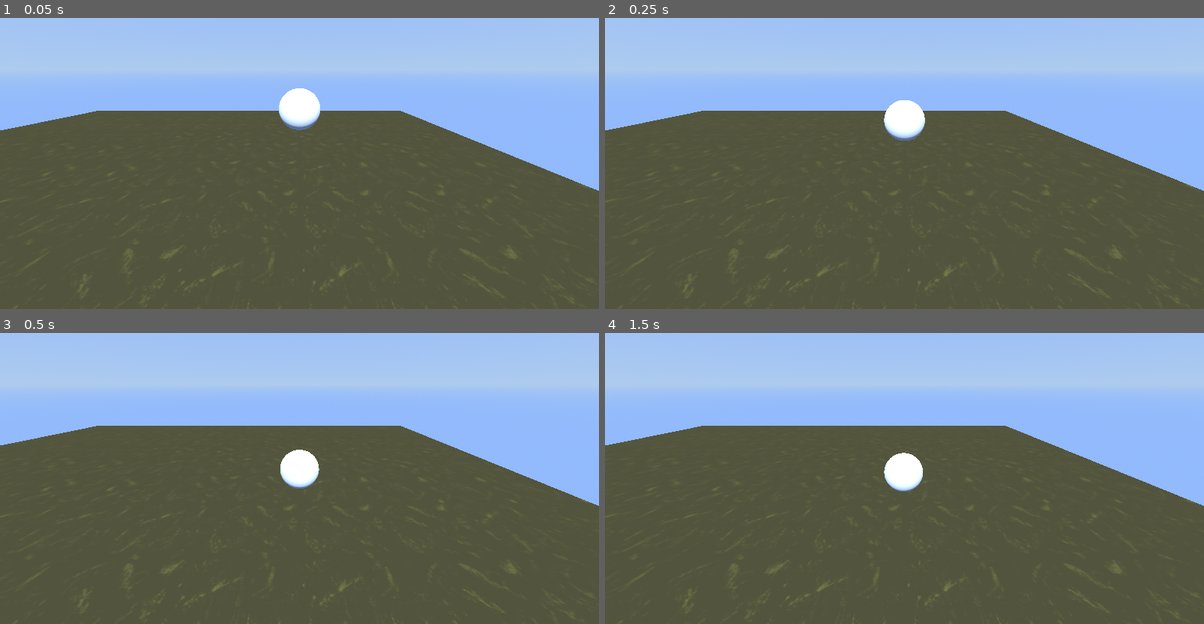
Above: before the commit, frames 1-4 (two rows, left to right).
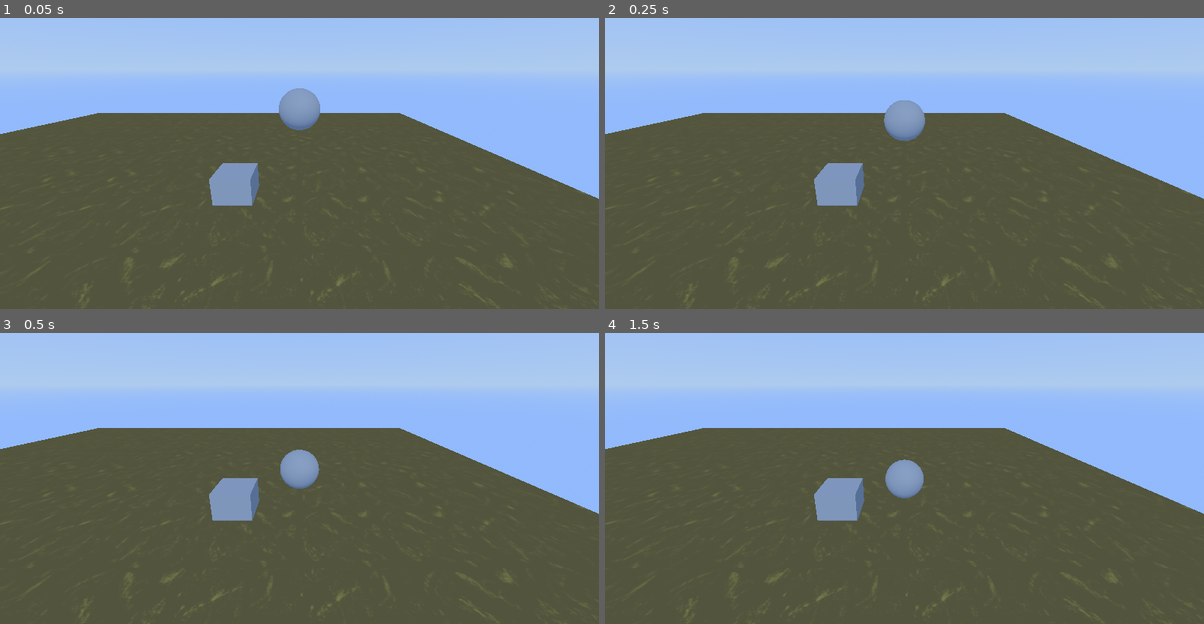
Above: after the commit, the same moments.

Repository: Safirl/carot-game
Game: Godot game, scene res://Scenes/Map.tscn
Same seed, same stepped clock (60 frames per second), same inputs: the game is played once before the commit and once after it.
Inputs:
- Up to frame 1 (0.05 s): no input
- Up to frame 2 (0.25 s): no input
- Up to frame 3 (0.5 s): no input
- Up to frame 4 (1.5 s): tap Enter (ui_accept) at 0.5, 0.6, 0.77, 1.07, 1.25, 1.35 s; hold Right (right) 0.53-1.28 s; hold Down (down) from 1.28 s (still down)

The runs differ from the first frame. In frame 1, 3.1% of the frame differs, in the area x 0-100%, y 24-100%; in frame 2, 3.1%; in frame 3, 3.1%; in frame 4, 3.3%, in the area x 0-100%, y 31-100%.

Commit message:
Adding pathfinding and ai

Diff:
--- /dev/null
+++ b/AI/AI.gd
@@ -0,0 +1,28 @@
+extends CharacterBody3D
+
+
+const SPEED = 5.0
+const JUMP_VELOCITY = 4.5
+
+
+func _physics_process(delta: float) -> void:
+	# Add the gravity.
+	if not is_on_floor():
+		velocity += get_gravity() * delta
+
+	# Handle jump.
+	if Input.is_action_just_pressed("ui_accept") and is_on_floor():
+		velocity.y = JUMP_VELOCITY
+
+	# Get the input direction and handle the movement/deceleration.
+	# As good practice, you should replace UI actions with custom gameplay actions.
+	var input_dir := Input.get_vector("ui_left", "ui_right", "ui_up", "ui_down")
+	var direction := (transform.basis * Vector3(input_dir.x, 0, input_dir.y)).normalized()
+	if direction:
+		velocity.x = direction.x * SPEED
+		velocity.z = direction.z * SPEED
+	else:
+		velocity.x = move_toward(velocity.x, 0, SPEED)
+		velocity.z = move_toward(velocity.z, 0, SPEED)
+
+	move_and_slide()
--- a/Scenes/Map.tscn
+++ b/Scenes/Map.tscn
@@ -22,10 +22,15 @@
 [sub_resource type="SphereMesh" id="SphereMesh_l5ynm"]
 
 [sub_resource type="NavigationMesh" id="NavigationMesh_tma6c"]
-vertices = PackedVector3Array(1.5, 1.5, -2.25, 3.5, 1.5, -2.5, 3.5, 1.5, -3.5, -3.5, 1.5, -3.5, 3.5, 1.5, 3.5, 3.5, 1.5, 0.5, 1.5, 1.5, 0.25, -3.5, 1.5, 3.5)
-polygons = [PackedInt32Array(1, 0, 2), PackedInt32Array(2, 0, 3), PackedInt32Array(5, 4, 6), PackedInt32Array(6, 4, 7), PackedInt32Array(0, 6, 3), PackedInt32Array(3, 6, 7)]
+vertices = PackedVector3Array(-3.5, 1.49093, 0.25, -2.75, 1.49093, 0.25, -2.5, 1.49093, -1, -3.5, 1.49093, -3.5, 1.5, 1.49093, -2.25, 3.5, 1.49093, -2.5, 3.5, 1.49093, -3.5, -0.75, 1.49093, -1, -0.5, 1.49093, -0.25, 1.5, 1.49093, -0.25, -2.5, 1.49093, 1.25, -3.5, 1.49093, 3.5, 1.75, 1.49093, 0.5, -0.75, 1.49093, 1.25, 3.5, 1.49093, 3.5, 3.5, 1.49093, 0.5)
+polygons = [PackedInt32Array(1, 0, 2), PackedInt32Array(2, 0, 3), PackedInt32Array(6, 5, 4), PackedInt32Array(8, 7, 9), PackedInt32Array(9, 7, 4), PackedInt32Array(2, 3, 7), PackedInt32Array(7, 3, 4), PackedInt32Array(4, 3, 6), PackedInt32Array(1, 10, 0), PackedInt32Array(0, 10, 11), PackedInt32Array(9, 12, 8), PackedInt32Array(8, 12, 13), PackedInt32Array(15, 14, 12), PackedInt32Array(12, 14, 13), PackedInt32Array(13, 14, 11), PackedInt32Array(11, 10, 13)]
 
 [sub_resource type="PhysicsMaterial" id="PhysicsMaterial_450jh"]
+
+[sub_resource type="ConcavePolygonShape3D" id="ConcavePolygonShape3D_bmhnt"]
+data = PackedVector3Array(-0.5, 0.5, 0.5, 0.5, 0.5, 0.5, -0.5, -0.5, 0.5, 0.5, 0.5, 0.5, 0.5, -0.5, 0.5, -0.5, -0.5, 0.5, 0.5, 0.5, -0.5, -0.5, 0.5, -0.5, 0.5, -0.5, -0.5, -0.5, 0.5, -0.5, -0.5, -0.5, -0.5, 0.5, -0.5, -0.5, 0.5, 0.5, 0.5, 0.5, 0.5, -0.5, 0.5, -0.5, 0.5, 0.5, 0.5, -0.5, 0.5, -0.5, -0.5, 0.5, -0.5, 0.5, -0.5, 0.5, -0.5, -0.5, 0.5, 0.5, -0.5, -0.5, -0.5, -0.5, 0.5, 0.5, -0.5, -0.5, 0.5, -0.5, -0.5, -0.5, 0.5, 0.5, 0.5, -0.5, 0.5, 0.5, 0.5, 0.5, -0.5, -0.5, 0.5, 0.5, -0.5, 0.5, -0.5, 0.5, 0.5, -0.5, -0.5, -0.5, 0.5, 0.5, -0.5, 0.5, -0.5, -0.5, -0.5, 0.5, -0.5, 0.5, 0.5, -0.5, -0.5, -0.5, -0.5, -0.5)
+
+[sub_resource type="BoxMesh" id="BoxMesh_3dl1i"]
 
 [node name="Node3D" type="Node3D"]
 
@@ -48,10 +53,12 @@
 
 [node name="DirectionalLight3D" type="DirectionalLight3D" parent="."]
 transform = Transform3D(1, 0, 0, 0, 0.703482, 0.710714, 0, -0.710714, 0.703482, -2.75291, 13.29, 9.15188)
+light_color = Color(0.229112, 0.229112, 0.229112, 1)
 light_energy = 2.354
 shadow_enabled = true
 
 [node name="NavigationRegion3D" type="NavigationRegion3D" parent="."]
+transform = Transform3D(1, 0, 0, 0, 1, 0, 0, 0, 1, -0.0308323, -0.188156, 0.0134048)
 navigation_mesh = SubResource("NavigationMesh_tma6c")
 
 [node name="GridMap" type="GridMap" parent="NavigationRegion3D"]
@@ -61,3 +68,12 @@
 "cells": PackedInt32Array(0, 65535, 2, 65535, 0, 1, 0, 0, 1, 65535, 1, 2, 0, 1, 2, 1, 1, 1, 1, 0, 1, 1, 65534, 1, 0, 65 …(1594 unchanged characters)…
 }
 metadata/_editor_floor_ = Vector3(0, 0, 0)
+
+[node name="StaticBody3D" type="StaticBody3D" parent="NavigationRegion3D"]
+transform = Transform3D(1, 0, 0, 0, 1, 0, 0, 0, 1, -1.66326, 1.24093, 0)
+
+[node name="CollisionShape3D" type="CollisionShape3D" parent="NavigationRegion3D/StaticBody3D"]
+shape = SubResource("ConcavePolygonShape3D_bmhnt")
+
+[node name="MeshInstance3D" type="MeshInstance3D" parent="NavigationRegion3D/StaticBody3D"]
+mesh = SubResource("BoxMesh_3dl1i")
--- /dev/null
+++ b/Scenes/test_ia.tscn
@@ -0,0 +1,58 @@
+[gd_scene load_steps=9 format=3 uid="uid://b4pmmhmd3h50f"]
+
+[ext_resource type="MeshLibrary" uid="uid://okhklcqb1uct" path="res://TileMap/baseMeshLibrary3.tres" id="1_dx4bx"]
+[ext_resource type="Script" path="res://AI/AI.gd" id="2_tex7u"]
+
+[sub_resource type="NavigationMesh" id="NavigationMesh_faea6"]
+vertices = PackedVector3Array(-3.5, 1.49093, 0.25, -2.75, 1.49093, 0.25, -2.5, 1.49093, -1, -3.5, 1.49093, -3.5, 1.5, 1.49093, -2.25, 3.5, 1.49093, -2.5, 3.5, 1.49093, -3.5, -0.75, 1.49093, -1, -0.5, 1.49093, -0.25, 1.5, 1.49093, -0.25, -2.5, 1.49093, 1.25, -3.5, 1.49093, 3.5, 1.75, 1.49093, 0.5, -0.75, 1.49093, 1.25, 3.5, 1.49093, 3.5, 3.5, 1.49093, 0.5)
+polygons = [PackedInt32Array(1, 0, 2), PackedInt32Array(2, 0, 3), PackedInt32Array(6, 5, 4), PackedInt32Array(8, 7, 9), PackedInt32Array(9, 7, 4), PackedInt32Array(2, 3, 7), PackedInt32Array(7, 3, 4), PackedInt32Array(4, 3, 6), PackedInt32Array(1, 10, 0), PackedInt32Array(0, 10, 11), PackedInt32Array(9, 12, 8), PackedInt32Array(8, 12, 13), PackedInt32Array(15, 14, 12), PackedInt32Array(12, 14, 13), PackedInt32Array(13, 14, 11), PackedInt32Array(11, 10, 13)]
+
+[sub_resource type="PhysicsMaterial" id="PhysicsMaterial_b3lbf"]
+
+[sub_resource type="ConcavePolygonShape3D" id="ConcavePolygonShape3D_7bxk8"]
+data = PackedVector3Array(-0.5, 0.5, 0.5, 0.5, 0.5, 0.5, -0.5, -0.5, 0.5, 0.5, 0.5, 0.5, 0.5, -0.5, 0.5, -0.5, -0.5, 0.5, 0.5, 0.5, -0.5, -0.5, 0.5, -0.5, 0.5, -0.5, -0.5, -0.5, 0.5, -0.5, -0.5, -0.5, -0.5, 0.5, -0.5, -0.5, 0.5, 0.5, 0.5, 0.5, 0.5, -0.5, 0.5, -0.5, 0.5, 0.5, 0.5, -0.5, 0.5, -0.5, -0.5, 0.5, -0.5, 0.5, -0.5, 0.5, -0.5, -0.5, 0.5, 0.5, -0.5, -0.5, -0.5, -0.5, 0.5, 0.5, -0.5, -0.5, 0.5, -0.5, -0.5, -0.5, 0.5, 0.5, 0.5, -0.5, 0.5, 0.5, 0.5, 0.5, -0.5, -0.5, 0.5, 0.5, -0.5, 0.5, -0.5, 0.5, 0.5, -0.5, -0.5, -0.5, 0.5, 0.5, -0.5, 0.5, -0.5, -0.5, -0.5, 0.5, -0.5, 0.5, 0.5, -0.5, -0.5, -0.5, -0.5, -0.5)
+
+[sub_resource type="BoxMesh" id="BoxMesh_0y61y"]
+
+[sub_resource type="CapsuleShape3D" id="CapsuleShape3D_jm4ql"]
+
+[sub_resource type="SpriteFrames" id="SpriteFrames_fhmmr"]
+
+[node name="TestIA" type="Node3D"]
+transform = Transform3D(1, 0, 0, 0, 1, 0, 0, 0, 1, -0.00284958, 0, 0.0107462)
+
+[node name="NavigationRegion3D" type="NavigationRegion3D" parent="."]
+transform = Transform3D(1, 0, 0, 0, 1, 0, 0, 0, 1, -0.0308323, -0.188156, 0.0134048)
+navigation_mesh = SubResource("NavigationMesh_faea6")
+
+[node name="GridMap" type="GridMap" parent="NavigationRegion3D"]
+mesh_library = ExtResource("1_dx4bx")
+physics_material = SubResource("PhysicsMaterial_b3lbf")
+data = {
+"cells": PackedInt32Array(65535, 65535, 1, 0, 65535, 0, 65535, 0, 1, 0, 0, 1, 65535, 1, 1, 0, 1, 1, 1, 1, 1, 1, 0, 1, 1, 65534, 1, 0, 65534, 1, 65535, 65534, 1, 65534, 65534, 1, 65534, 65535, 1, 65534, 0, 1, 65534, 1, 1)
+}
+metadata/_editor_floor_ = Vector3(0, 0, 0)
+
+[node name="StaticBody3D" type="StaticBody3D" parent="NavigationRegion3D"]
+transform = Transform3D(1, 0, 0, 0, 1, 0, 0, 0, 1, -1.66326, 1.24093, 0)
+
+[node name="CollisionShape3D" type="CollisionShape3D" parent="NavigationRegion3D/StaticBody3D"]
+shape = SubResource("ConcavePolygonShape3D_7bxk8")
+
+[node name="MeshInstance3D" type="MeshInstance3D" parent="NavigationRegion3D/StaticBody3D"]
+mesh = SubResource("BoxMesh_0y61y")
+
+[node name="CharacterBody3D" type="CharacterBody3D" parent="NavigationRegion3D"]
+transform = Transform3D(1, 0, 0, 0, 1, 0, 0, 0, 1, 1.18048, 2.05569, 2.0553)
+script = ExtResource("2_tex7u")
+
+[node name="CollisionShape3D" type="CollisionShape3D" parent="NavigationRegion3D/CharacterBody3D"]
+shape = SubResource("CapsuleShape3D_jm4ql")
+
+[node name="NavigationAgent3D" type="NavigationAgent3D" parent="NavigationRegion3D/CharacterBody3D"]
+
+[node name="AnimatedSprite3D" type="AnimatedSprite3D" parent="NavigationRegion3D/CharacterBody3D"]
+sprite_frames = SubResource("SpriteFrames_fhmmr")
+
+[node name="Camera3D" type="Camera3D" parent="."]
+transform = Transform3D(1, 0, 0, 0, 1, 0, 0, 0, 1, -0.971691, 1.813, 6.91695)
Not shown: 1 places in Scenes/Map.tscn that only renumber resources
